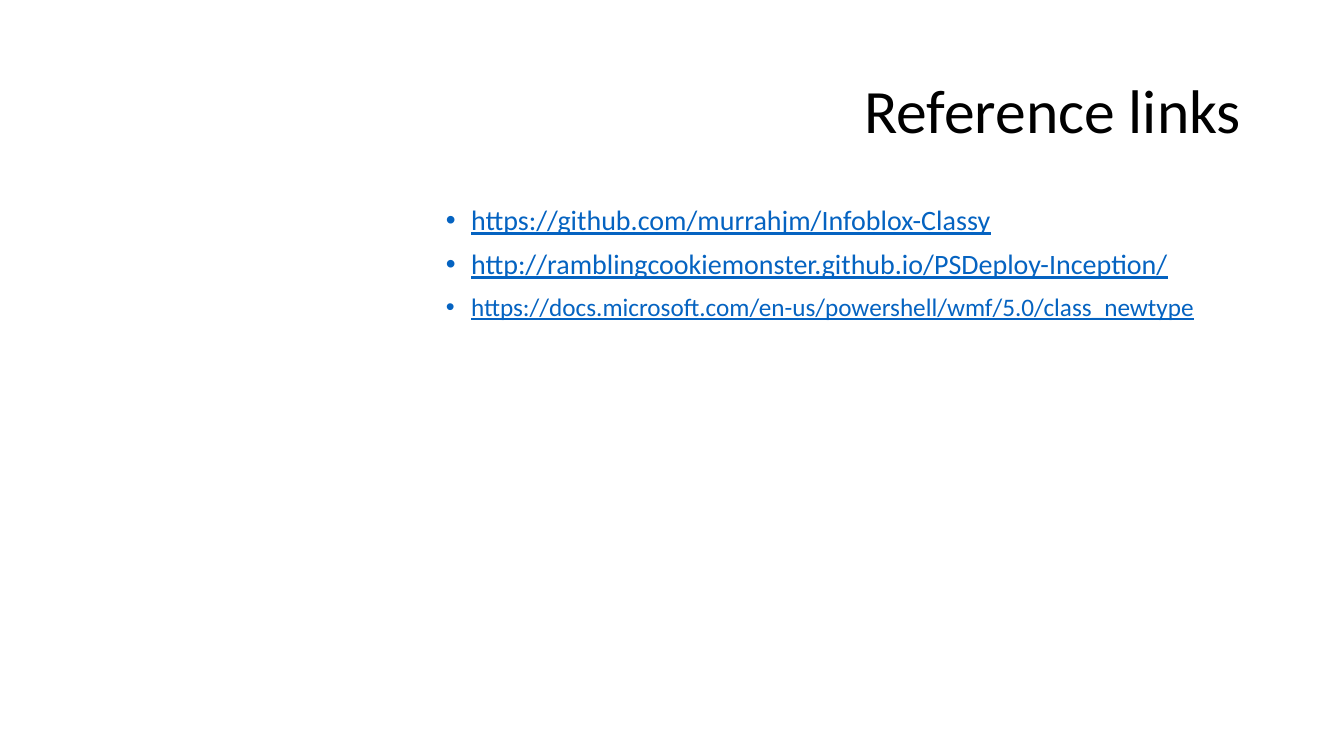
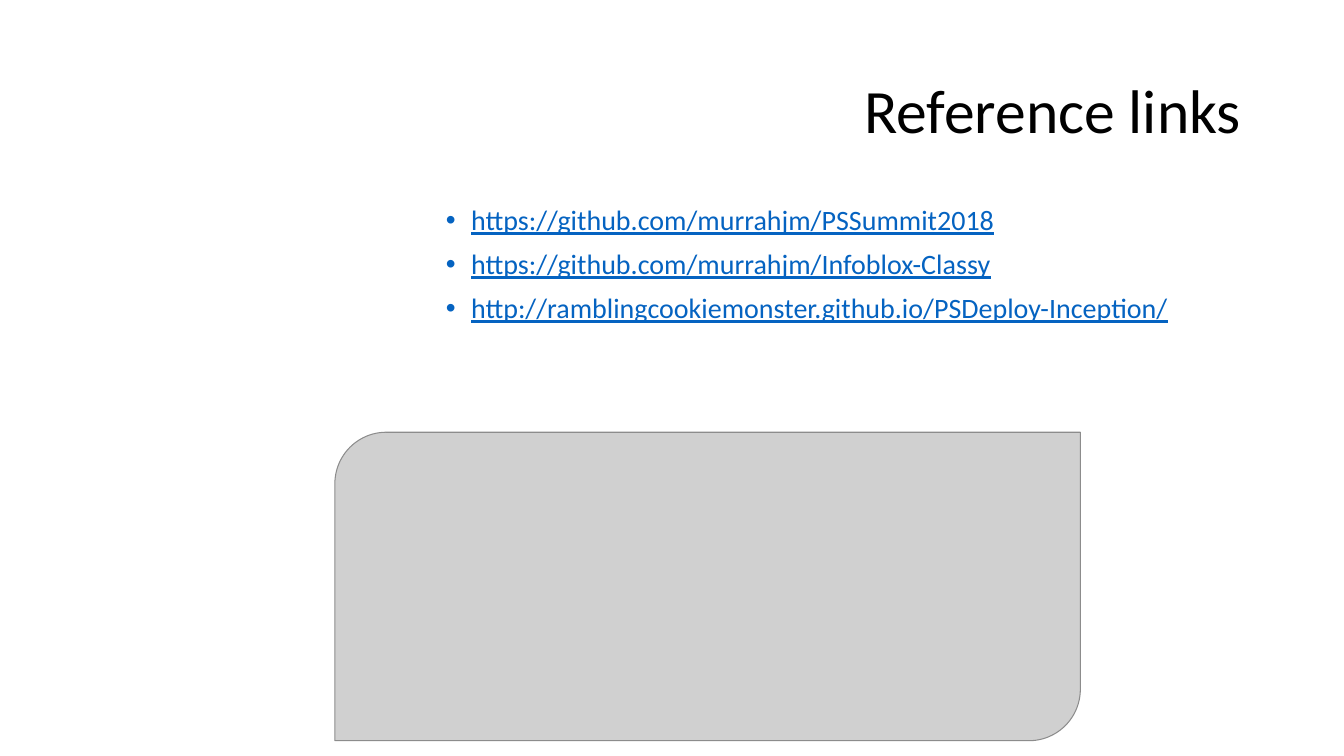
Before and after one commit to murrahjm/PSSummit2018, a slide deck: slide 11 of Presentation.pptx. Drawn at 1344x756 pixels with LibreOffice and Linux fonts; fonts in the diff are those of the drawing; grey boxes stand for pictures; background and template pictures are left out. Boxes give left, top, right and bottom in pixels: in the first picture for what was removed or moved away, otherwise in the second. Text is boxed around its words. In the diff, an @@ line names an element or a change of style, - is before the commit and + after.

Commit message:
add some flavor images :p

```diff
--- a/Presentation.pptx
+++ b/Presentation.pptx
@@ text at (471,210,994,235): paragraph added @@
+• https://github.com/murrahjm/PSSummit2018
@@ text at (471,298,1193,320): paragraph removed @@
-• https://docs.microsoft.com/en-us/powershell/wmf/5.0/class_newtype
@@ picture added at (335,433,1081,741) @@
```
Also in this commit, not shown: 2 other slides changed.
